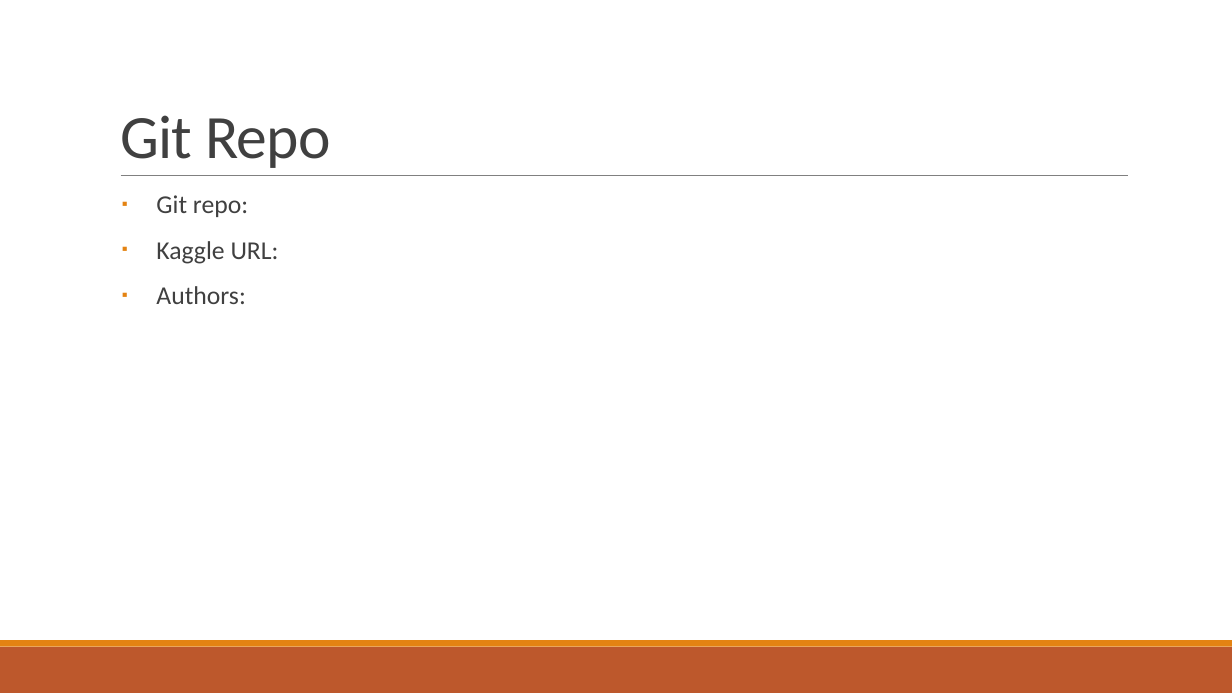
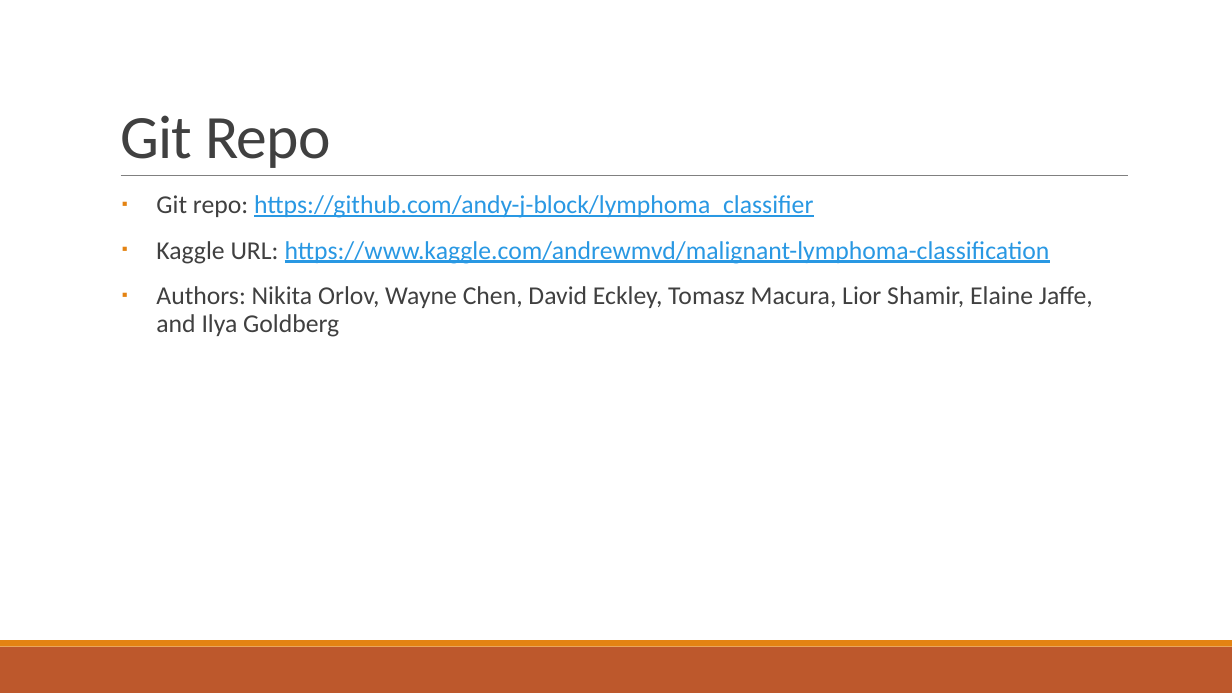
Before and after one commit to andy-j-block/lymphoma_classifier, a slide deck: slide 4 of Documents/Oscar_Presentation.pptx. Drawn at 1232x693 pixels with LibreOffice and Linux fonts; fonts in the diff are those of the drawing. Boxes give left, top, right and bottom in pixels: in the first picture for what was removed or moved away, otherwise in the second. Text is boxed around its words. In the diff, an @@ line names an element or a change of style, - is before the commit and + after.

```diff
--- a/Documents/Oscar_Presentation.pptx
+++ b/Documents/Oscar_Presentation.pptx
@@ text at [156,195,1093,337]: text changed; text colour #404040 to #2998E3 @@
-▪ Git repo:
-▪ Kaggle URL:
-▪ Authors:
+▪ Git repo: https://github.com/andy-j-block/lymphoma_classifier
+▪ Kaggle URL: https://www.kaggle.com/andrewmvd/malignant-lymphoma-classification
+▪ Authors: Nikita Orlov, Wayne Chen, David Eckley, Tomasz Macura, Lior Shamir, Elaine Jaffe, and Ilya Goldberg
```
Also in this commit, not shown: 3 other slides changed, 4 other files.
